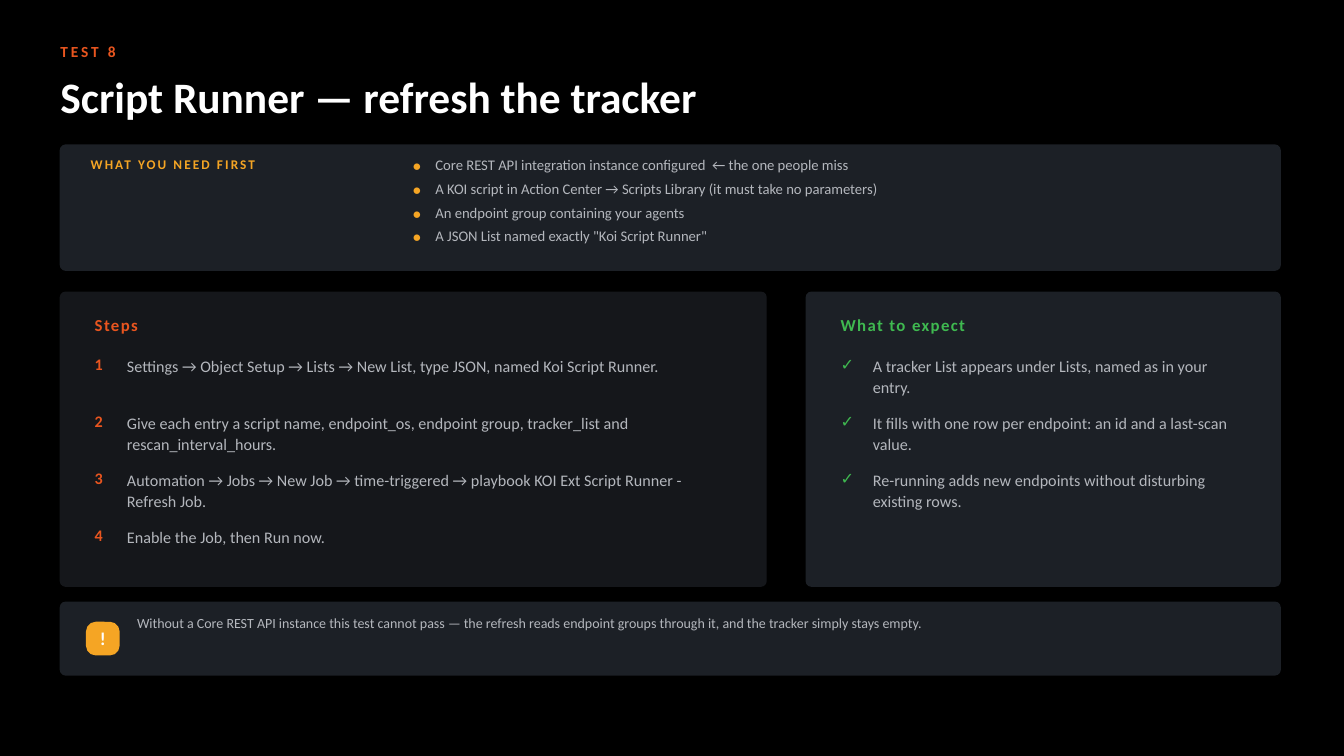
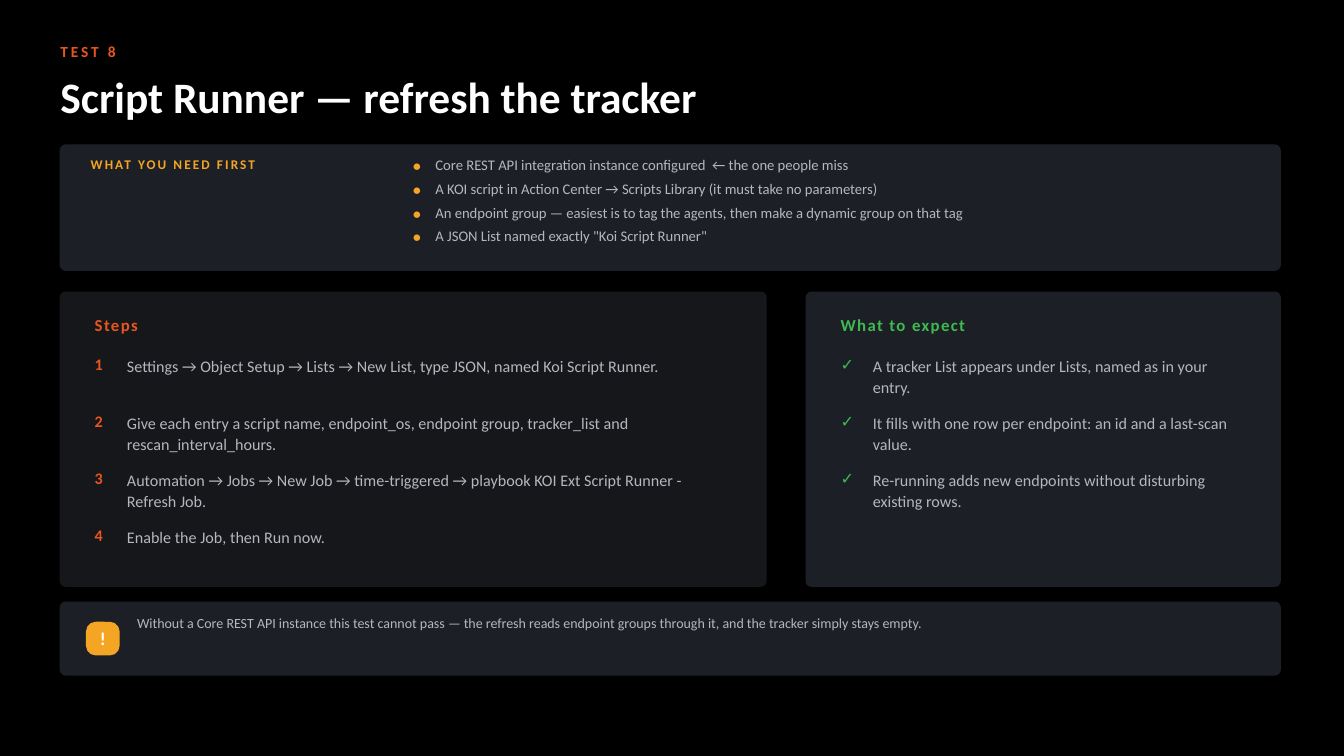
Before and after one commit to ayman-m/koi-xsiam-markeplacepack, a slide deck: slide 12 of docs/KOI_Marketplace_Pack_Test_Guide.pptx. Drawn at 1344x756 pixels with LibreOffice and Linux fonts; fonts in the diff are those of the drawing. Boxes give left, top, right and bottom in pixels: in the first picture for what was removed or moved away, otherwise in the second. Text is boxed around its words. In the diff, an @@ line names an element or a change of style, - is before the commit and + after.

```diff
--- a/docs/KOI_Marketplace_Pack_Test_Guide.pptx
+++ b/docs/KOI_Marketplace_Pack_Test_Guide.pptx
@@ text at <box>435,208,963,221</box>: text changed @@
-An endpoint group containing your agents
+An endpoint group — easiest is to tag the agents, then make a dynamic group on that tag
```
Also in this commit, not shown: 5 other slides changed, 3 other files.
